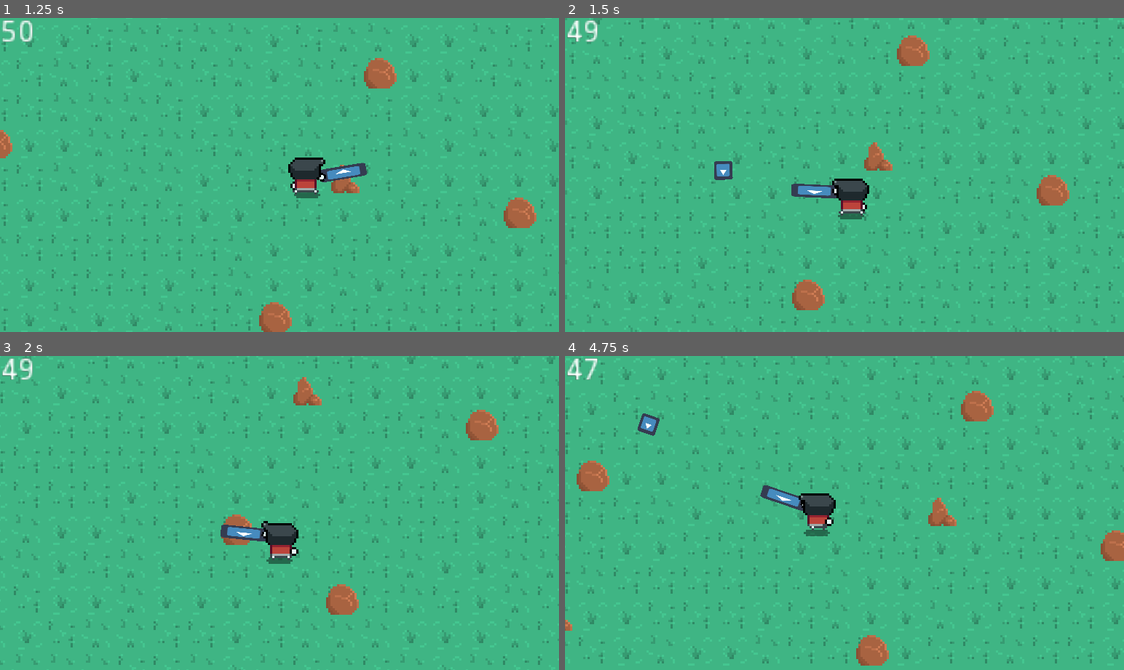
Above: before the commit, frames 1-4 (two rows, left to right).
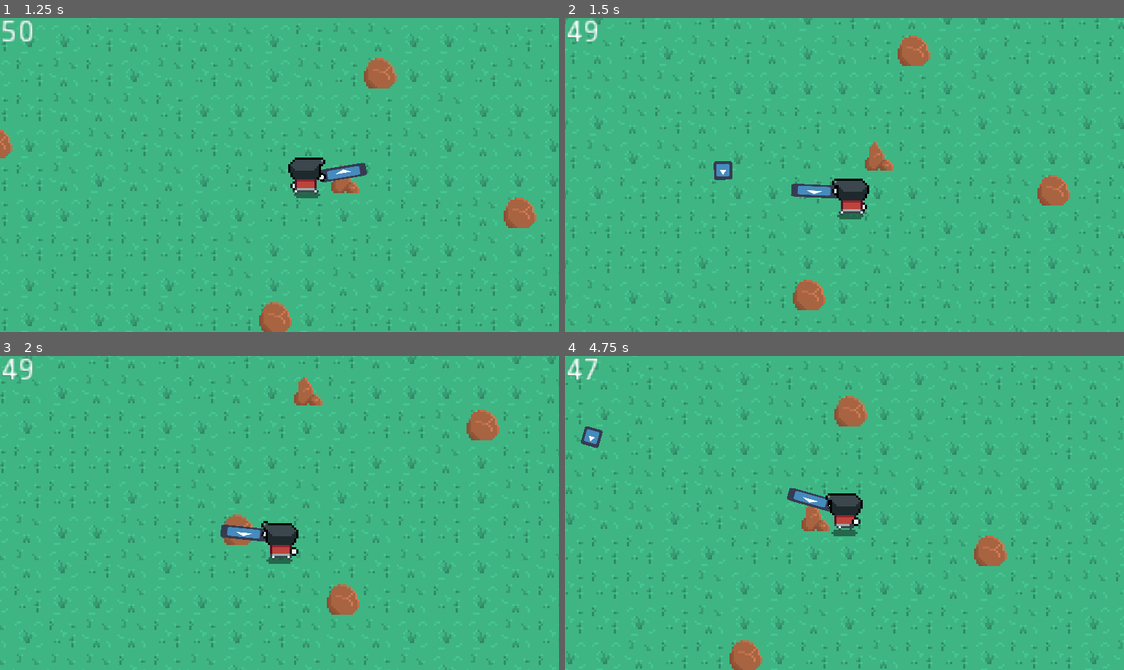
Above: after the commit, the same moments.

Repository: BytePlayersStudio/LD44
Game: Godot game, scene res://Scenes/Level1.tscn
Two runs of this game, one before a commit and one after it. Both use one fixed random seed, a clock stepped at 60 frames per second and the inputs below. The engine's default icon, where the game draws it, is replaced by a stand-in: a white triangle on a blue panel in a dark square.
Inputs (mouse positions are in pixels of both pictures, inside the frame that each line leads up to):
- Up to frame 1 (1.25 s): move the mouse to (402, 159) at 0.52 s; hold D (move_right) from 0.53 s (still down); right-click (402, 159) at 0.6 s
- Up to frame 2 (1.5 s): move the mouse to (732, 190) at 1.27 s; release D (move_right) at 1.28 s; hold S (move_down) from 1.28 s (still down); click (732, 190) at 1.35 s
- Up to frame 3 (2 s): keep holding S (move_down)
- Up to frame 4 (4.75 s): move the mouse to (900, 443) at 2.02 s; release S (move_down) at 2.03 s; hold D (move_right) 2.03-2.78 s; right-click (900, 443) at 2.1 s; move the mouse to (816, 575) at 2.77 s; hold W (move_up) 2.78-3.53 s; click (816, 575) at 2.85 s; move the mouse to (1012, 560) at 3.52 s; hold A (move_left) from 3.53 s (still down); right-click (1012, 560) at 3.6 s; move the mouse to (676, 465) at 4.27 s; click (676, 465) at 4.35 s

Frame 1 is identical in both runs. In frame 2, 2.6% of the frame differs, in the area x 0-100%, y 0-100%; in frame 3, 2.6%; in frame 4, 15%.
Error in both runs: Invalid get index '0' (on base: 'PoolVector2Array'). (res://Scripts/Enemy.gd:84)

Commit message:
Rock collisions updated

Diff:
--- a/LD44/Assets/Art/Tiles/TileSheet.tres
+++ b/LD44/Assets/Art/Tiles/TileSheet.tres
@@ -54,10 +54,10 @@
 points = PoolVector2Array( 0, 0, 16, 0, 16, 32, 0, 32 )
 
 [sub_resource type="ConvexPolygonShape2D" id=17]
-points = PoolVector2Array( 4, 4, 4, 4, 4, 0, 4, 0, 12, 0, 12, 0, 12, 4, 12, 4, 16, 8, 16, 8, 16, 12, 16, 12, 12, 16, 12, 16, 8, 16, 4, 16, 4, 16, 0, 12, 0, 8 )
+points = PoolVector2Array( 0, 0, 16, 0, 16, 16, 0, 16 )
 
 [sub_resource type="ConvexPolygonShape2D" id=18]
-points = PoolVector2Array( 4, 8, 4, 8, 4, 4, 4, 4, 8, 0, 8, 0, 8, 4, 8, 4, 12, 8, 12, 8, 16, 12, 16, 12, 16, 16, 16, 16, 0, 16, 0, 16, 0, 12, 0, 12 )
+points = PoolVector2Array( 0, 0, 16, 0, 16, 16, 0, 16 )
 
 [sub_resource type="ConvexPolygonShape2D" id=19]
 points = PoolVector2Array( 0, 0, 16, 0, 16, 32, 0, 32 )
